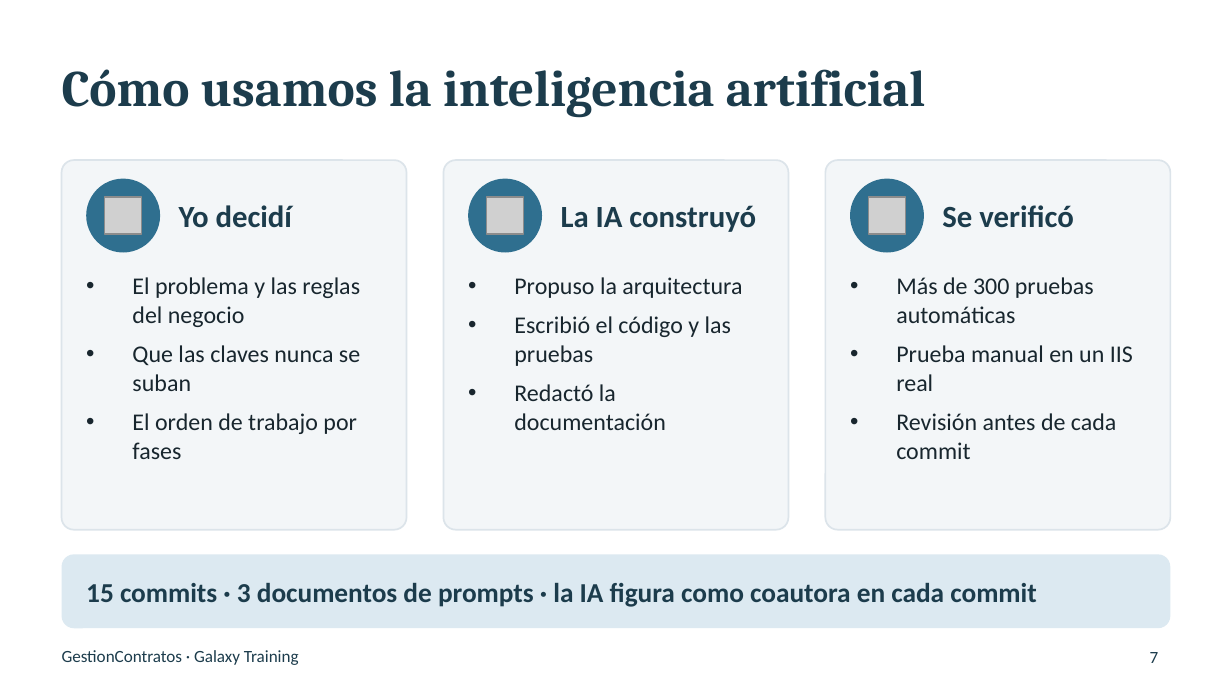
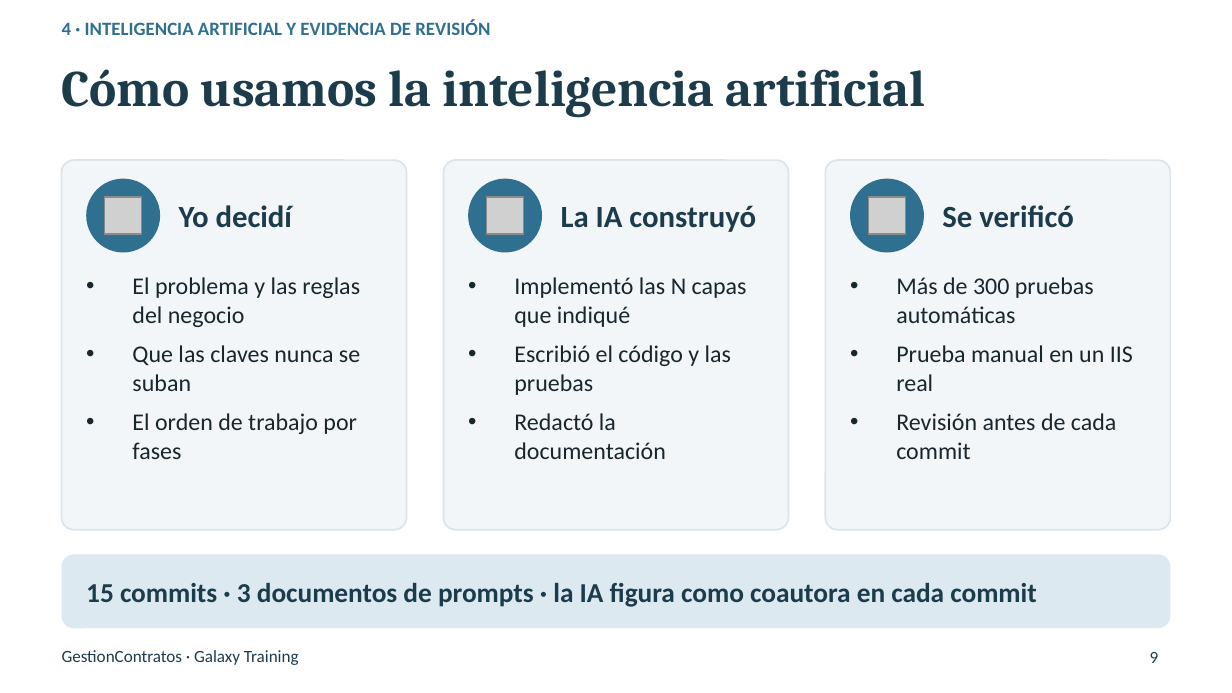
Before and after one commit to yurigrandez/ProyectoIntegrador, a slide deck: slide 9 of Presentacion/Presentacion_Final_GestionContratos.pptx (slide 7 before the commit). Drawn at 1232x693 pixels with LibreOffice and Linux fonts; fonts in the diff are those of the drawing; grey boxes stand for pictures; background and template pictures are left out. Boxes give left, top, right and bottom in pixels: in the first picture for what was removed or moved away, otherwise in the second. Text is boxed around its words. In the diff, an @@ line names an element or a change of style, - is before the commit and + after.

```diff
--- a/Presentacion/Presentacion_Final_GestionContratos.pptx
+++ b/Presentacion/Presentacion_Final_GestionContratos.pptx
@@ text added at bbox=[62, 19, 490, 35], 11 pt, text #2F6F8F, bold @@
+4 · INTELIGENCIA ARTIFICIAL Y EVIDENCIA DE REVISIÓN
@@ text at bbox=[514, 277, 747, 327]: text changed @@
-• Propuso la arquitectura
+• Implementó las N capas que indiqué
@@ page number at bbox=[1150, 652, 1159, 663]: text changed @@
-7
+9
```
Also in this commit, not shown: 9 other slides changed, 4 slides added, 1 slide removed.
